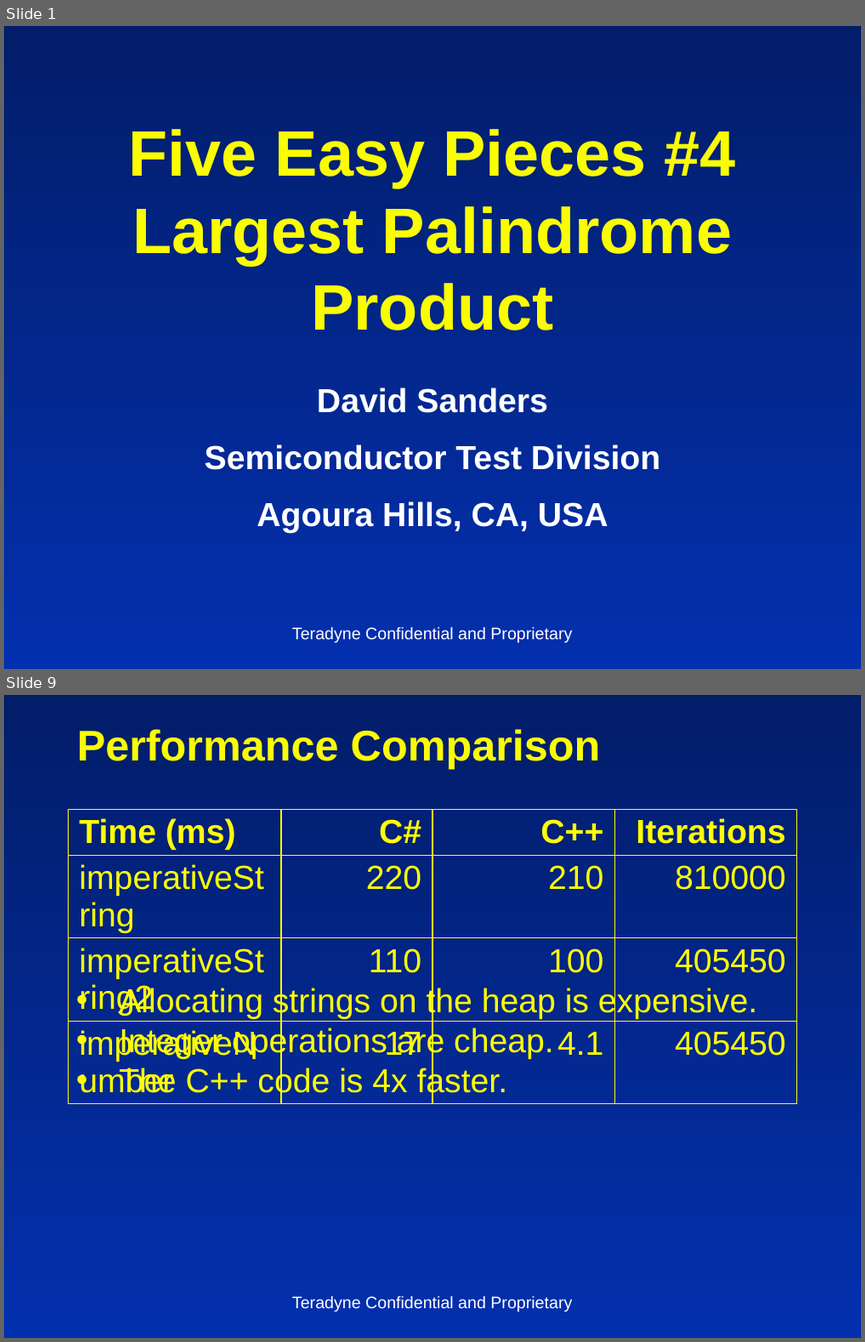
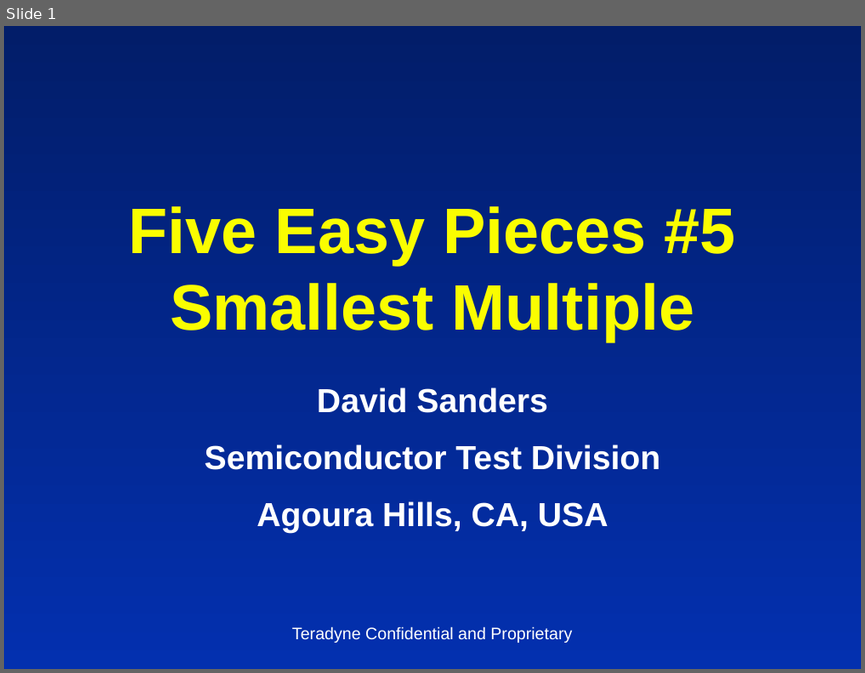
Before and after one commit to insideoutclub/Euler, a slide deck: FiveEasyPieces5.pptx. Shown one above the other, each under a label of ours: slides 1 and 9 before the commit, slide 1 after it; the slides between them are not shown. The pictures are 865x1342 and 865x673 pixels, drawn with LibreOffice and Linux fonts; fonts in the diff are those of the drawing. Boxes give left, top, right and bottom in pixels: in the first picture for what was removed or moved away, otherwise in the second. Text is boxed around its words. In the diff, an @@ line names an element or a change of style, - is before the commit and + after.

```diff
--- a/FiveEasyPieces5.pptx
+++ b/FiveEasyPieces5.pptx
@@ slide 9 removed at [4,695,861,1338], background gradient #021D69 to #0330AF @@
@@ title removed at [77,729,601,769] @@
-Performance Comparison
@@ table removed at [69,809,797,1059], 4 rows, 4 columns @@
-Time (ms) | C# | C++ | Iterations
-imperativeString | 220 | 210 | 810000
-imperativeString2 | 110 | 100 | 405450
-imperativeNumber | 17 | 4.1 | 405450
@@ text removed at [119,986,757,1099] @@
-• Allocating strings on the heap is expensive.
-• Integer operations are cheap.
-• The C++ code is 4x faster.
@@ text removed at [292,1295,572,1311] @@
-Teradyne Confidential and Proprietary
@@ slide 1 changed as well @@
@@ title at [129,206,736,341]: text changed @@
-Five Easy Pieces #4
-Largest Palindrome Product
+Five Easy Pieces #5
+Smallest Multiple
```
Also in this commit, not shown: 6 other slides changed, 1 slide added, 5 other slides removed, 4 other files.
